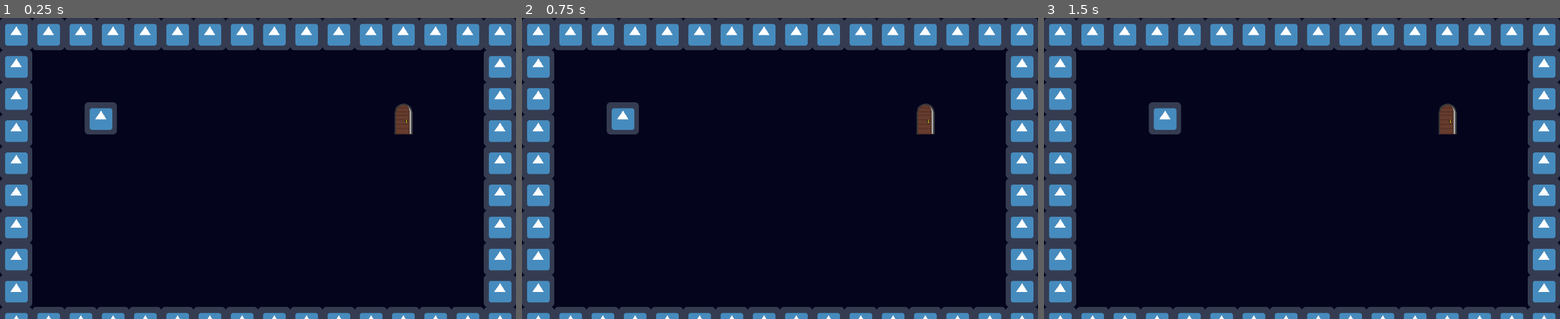
Above: before the commit, frames 1-3 (left to right).
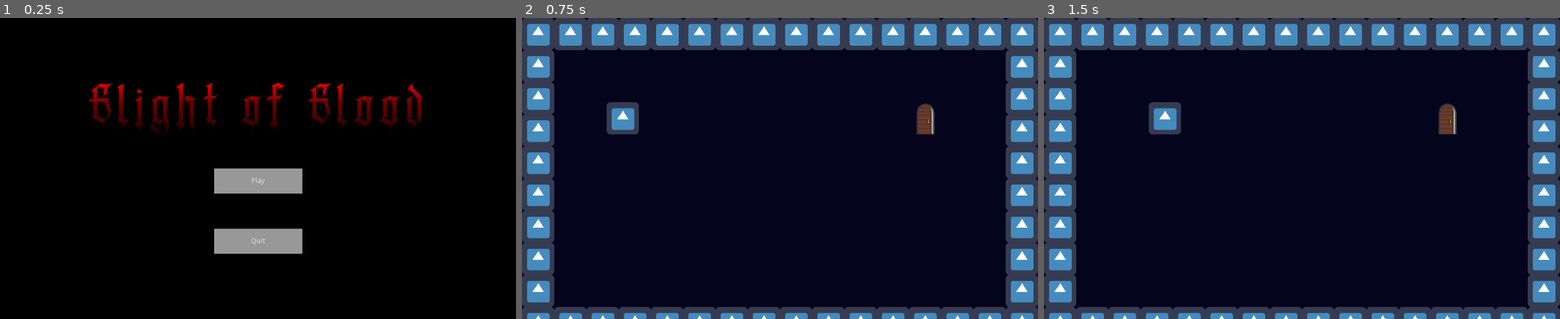
Above: after the commit, the same moments.

Repository: alextrippel/Team-Curse-RPG
Game: Godot game, scene res://UI/Start_Menu.tscn
The game is run twice, just before and just after one commit, with the same random seed, the same clock (stepped at 60 frames per second) and the same inputs. Before the commit the project starts from res://Levels/Room1.tscn. The engine's default icon, where the game draws it, is replaced by a stand-in: a white triangle on a blue panel in a dark square.
Inputs (mouse positions are in pixels of both pictures, inside the frame that each line leads up to):
- Up to frame 1 (0.25 s): no input
- Up to frame 2 (0.75 s): click (780, 180) at 0.5 s, where only the run after the commit has a clickable "Play"
- Up to frame 3 (1.5 s): tap Enter at 1.25 s; hold D (right) from 1.28 s (still down)

The runs differ from the first frame. In frame 1, 100% of the frame differs, in the area x 0-100%, y 0-100%; in frame 2, nothing differs; in frame 3, nothing differs.

Commit message:
Made a start Menu, no music, lied lol

Diff:
--- /dev/null
+++ b/UI/Start_Menu.gd
@@ -0,0 +1,11 @@
+extends Control
+
+
+
+
+func _on_Play_pressed():
+	get_tree().change_scene("res://Levels/Room1.tscn")
+
+
+func _on_Button_pressed():
+	get_tree().quit()
--- /dev/null
+++ b/UI/Start_Menu.tscn
@@ -0,0 +1,81 @@
+[gd_scene load_steps=13 format=2]
+
+[ext_resource path="res://Assets/Fonts/Black Blood.ttf" type="DynamicFontData" id=1]
+[ext_resource path="res://UI/Start_Menu.gd" type="Script" id=2]
+
+[sub_resource type="CanvasItemMaterial" id=1]
+light_mode = 2
+
+[sub_resource type="DynamicFont" id=2]
+size = 120
+extra_spacing_char = 4
+font_data = ExtResource( 1 )
+
+[sub_resource type="Gradient" id=3]
+offsets = PoolRealArray( 0.178744, 0.396135, 0.661836, 0.869565, 1 )
+colors = PoolColorArray( 0, 0, 0, 1, 0.261861, 0, 0, 1, 0.4375, 0, 0, 1, 0.78125, 0, 0, 1, 1, 0, 0, 1 )
+
+[sub_resource type="GradientTexture" id=4]
+gradient = SubResource( 3 )
+
+[sub_resource type="StyleBoxFlat" id=8]
+bg_color = Color( 0, 0, 0, 1 )
+
+[sub_resource type="StyleBoxFlat" id=9]
+
+[sub_resource type="StyleBoxFlat" id=10]
+
+[sub_resource type="StyleBoxFlat" id=11]
+
+[sub_resource type="StyleBoxFlat" id=12]
+
+[sub_resource type="StyleBoxFlat" id=13]
+
+[node name="Start_Menu" type="Control"]
+script = ExtResource( 2 )
+
+[node name="Background" type="ColorRect" parent="."]
+margin_right = 1024.0
+margin_bottom = 600.0
+color = Color( 0, 0, 0, 1 )
+
+[node name="Label" type="Label" parent="."]
+material = SubResource( 1 )
+margin_left = 176.0
+margin_top = 100.0
+margin_right = 848.0
+margin_bottom = 431.0
+custom_fonts/font = SubResource( 2 )
+text = "Blight of Blood
+"
+align = 1
+valign = 1
+
+[node name="Light2D" type="Light2D" parent="Label"]
+position = Vector2( 328, 93.595 )
+rotation = -1.5708
+scale = Vector2( 0.069917, 736.036 )
+texture = SubResource( 4 )
+
+[node name="Play" type="Button" parent="."]
+margin_left = 424.5
+margin_top = 300.0
+margin_right = 599.5
+margin_bottom = 350.0
+custom_styles/hover = SubResource( 8 )
+custom_styles/pressed = SubResource( 9 )
+custom_styles/normal = SubResource( 10 )
+text = "Play"
+
+[node name="Button" type="Button" parent="."]
+margin_left = 424.5
+margin_top = 420.0
+margin_right = 599.5
+margin_bottom = 470.0
+custom_styles/hover = SubResource( 11 )
+custom_styles/pressed = SubResource( 12 )
+custom_styles/normal = SubResource( 13 )
+text = "Quit"
+
+[connection signal="pressed" from="Play" to="." method="_on_Play_pressed"]
+[connection signal="pressed" from="Button" to="." method="_on_Button_pressed"]
--- a/project.godot
+++ b/project.godot
@@ -11,7 +11,7 @@
 [application]
 
 config/name="Curse-RPG"
-run/main_scene="res://Levels/Room1.tscn"
+run/main_scene="res://UI/Start_Menu.tscn"
 config/icon="res://icon.png"
 
 [autoload]
Binary file added: Assets/Fonts/Black Blood Ornament.otf
Binary file added: Assets/Fonts/Black Blood Ornament.ttf
Binary file added: Assets/Fonts/Black Blood.otf
Binary file added: Assets/Fonts/Black Blood.ttf
Not shown, added: Assets/Fonts/More Info.txt
Not shown, added: Assets/Music Sounds/Untitled score.mp3.import
Not shown, added: Assets/Untitled score.mp3.import
Not shown, added: Assets/Music Sounds/Untitled score.mp3
